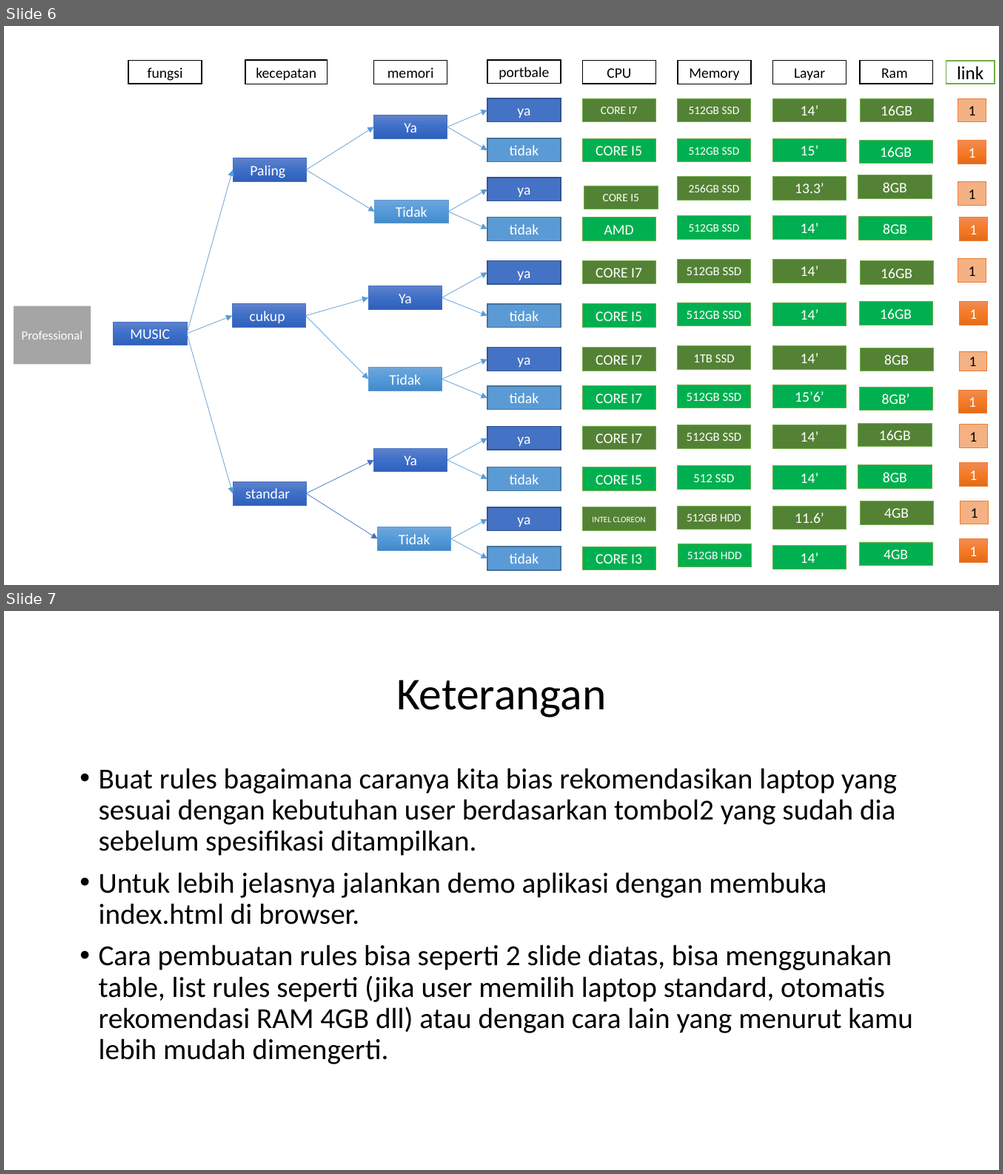
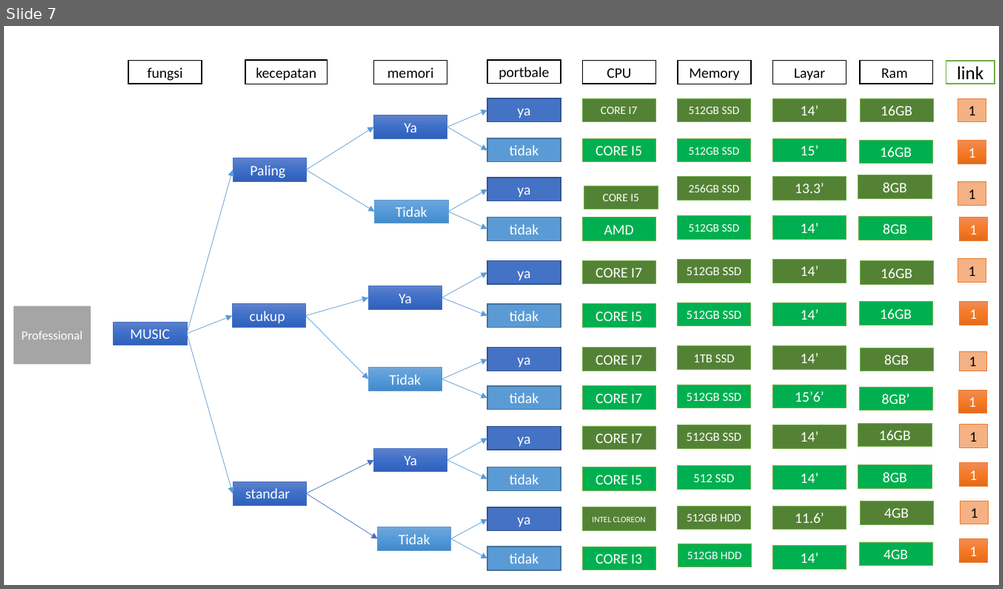
Before and after one commit to R124L-Tech/rekomendasi-laptop, a slide deck: files/Rules.pptx. Shown one above the other, each under a label of ours: slides 6 and 7 before the commit, slide 7 after it. The pictures are 1003x1174 and 1003x589 pixels, drawn with LibreOffice and Linux fonts; fonts in the diff are those of the drawing. Boxes give left, top, right and bottom in pixels: in the first picture for what was removed or moved away, otherwise in the second. Text is boxed around its words. In the diff, an @@ line names an element or a change of style, - is before the commit and + after.

Commit message:
next >> hubungan list pilihan dan spesifikasi

```diff
--- a/files/Rules.pptx
+++ b/files/Rules.pptx
@@ slide 7 removed at (4, 611, 999, 1170), background #FFFFFF @@
@@ title removed at (396, 680, 606, 718) @@
-Keterangan
@@ text removed at (99, 768, 913, 1065) @@
-• Buat rules bagaimana caranya kita bias rekomendasikan laptop yang sesuai dengan kebutuhan user berdasarkan tombol2 yang sudah dia sebelum spesifikasi ditampilkan.
-• Untuk lebih jelasnya jalankan demo aplikasi dengan membuka index.html di browser.
-• Cara pembuatan rules bisa seperti 2 slide diatas, bisa menggunakan table, list rules seperti (jika user memilih laptop standard, otomatis rekomendasi RAM 4GB dll) atau dengan cara lain yang menurut kamu lebih mudah dimengerti.
@@ what was slide 6 is now slide 7 @@
```
Also in this commit, not shown: 1 slide changed, 1 slide added, 1 other file.
